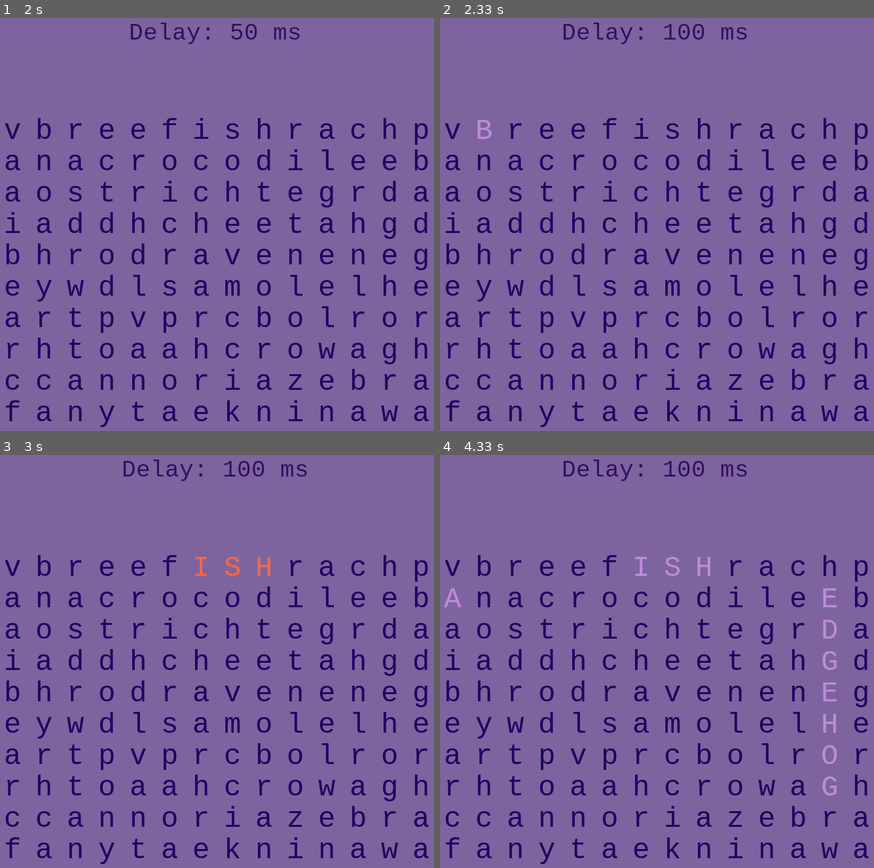
Above: before the commit, frames 1-4 (two rows, left to right).
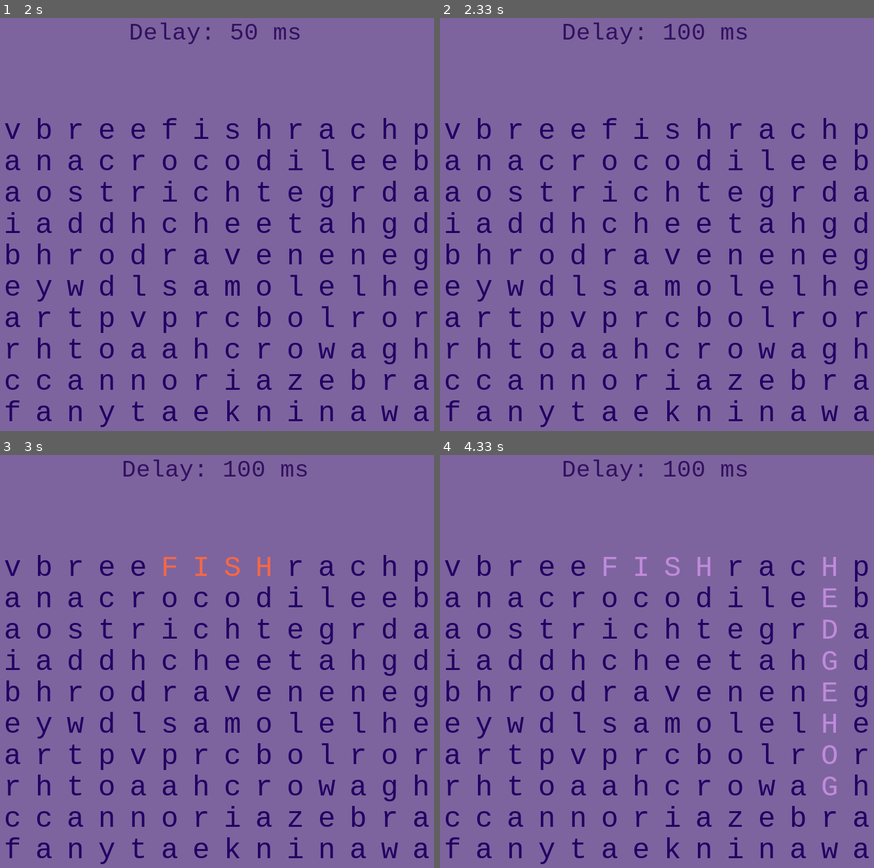
Above: after the commit, the same moments.

Repository: Adeon18/Solver_Algorithms
Game: pygame game, started from crossword/main.py
Two runs of this game, one before a commit and one after it. Both use one fixed random seed, a clock stepped at 60 frames per second and the inputs below.
Inputs:
- Up to frame 1 (2 s): hold Down from 1.83 s (still down)
- Up to frame 2 (2.33 s): release Down at 2.3 s
- Up to frame 3 (3 s): hold Up 2.33-2.63 s; hold Down 2.67-2.97 s
- Up to frame 4 (4.33 s): hold Up 3-3.37 s; hold Down 3.4-3.77 s; hold Up 3.8-4.1 s; hold Down from 4.13 s (still down)

Frame 1 is identical in both runs. In frame 2, 0.1% of the frame differs, in the area x 8-12%, y 24-30%; in frame 3, 0.1%; in frame 4, 0.3%, in the area x 0-92%, y 24-37%.

Commit message:
crossword bug fixed, image added

Diff:
--- a/crossword/crossword.py
+++ b/crossword/crossword.py
@@ -95,7 +95,6 @@
                     if word and word[0] == letter:
                         # if the first letter of word is our current letter on field
                         # make it upper and go recurse through all directions to find the word
-                        self.field[i][j] = self.field[i][j].upper()
                         # For visual repesentation
                         if self.vizual:
                             self.vizual.draw()
@@ -103,7 +102,9 @@
                             pygame.time.wait(self.vizual.TIMESTEP)
 
                         for dirr in DIRECTIONS:
+                            self.field[i][j] = self.field[i][j].upper()
                             if recurse(dirr, 1, [i, j], word):
+
                                 self.boocked_positions.append([i, j])
                                 self.temp_pos.append([i, j])
                                 self.completed_words.append(self.temp_pos)
--- a/crossword/main.py
+++ b/crossword/main.py
@@ -57,7 +57,7 @@
         """
         # initialize all variables and do all the setup for a new game
         self.all_sprites = pygame.sprite.LayeredUpdates()
-        self.crossword = Crossword("data/crossword.txt", self)
+        self.crossword = Crossword("../data/crossword.txt", self)
         self.TIMESTEP = 50
 
 
Binary file added: images/crossword_solved.png
